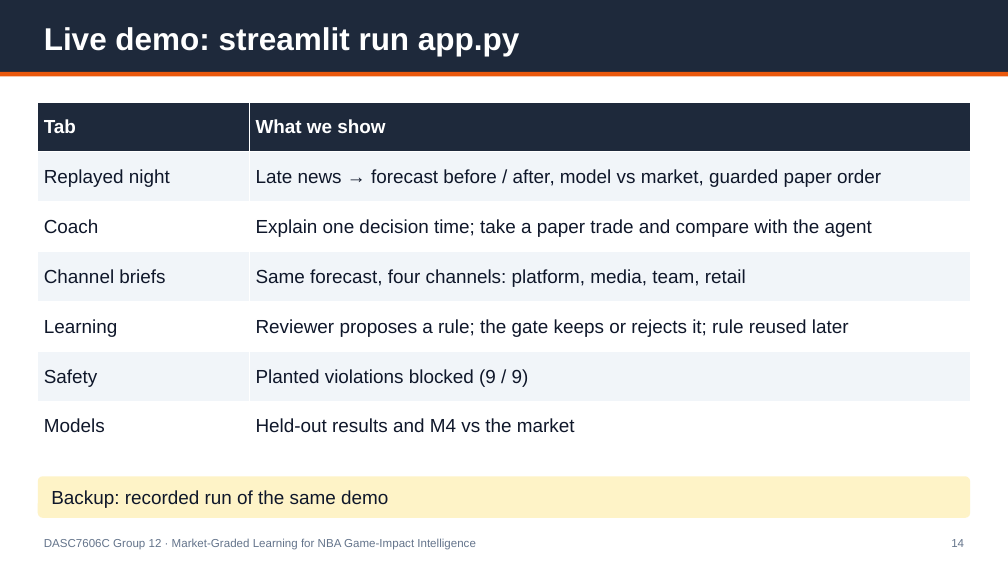
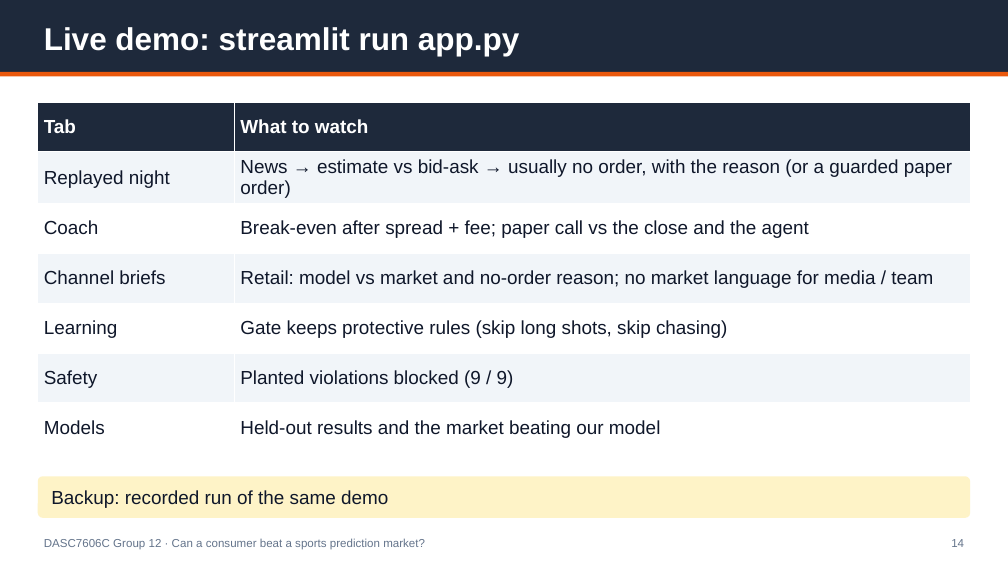
Before and after one commit to Michaelyzr/nba-agent, a slide deck: slide 14 of presentation/nba_agent_deck.pptx. Drawn at 1008x567 pixels with LibreOffice and Linux fonts; fonts in the diff are those of the drawing. Boxes give left, top, right and bottom in pixels: in the first picture for what was removed or moved away, otherwise in the second. Text is boxed around its words. In the diff, an @@ line names an element or a change of style, - is before the commit and + after.

```diff
--- a/presentation/nba_agent_deck.pptx
+++ b/presentation/nba_agent_deck.pptx
@@ table at [38, 102, 970, 451] @@
-row 1, column 2: What we show
+row 1, column 2: What to watch
-row 2, column 2: Late news → forecast before / after, model vs market, guarded paper order
+row 2, column 2: News → estimate vs bid-ask → usually no order, with the reason (or a guarded paper order)
-row 3, column 2: Explain one decision time; take a paper trade and compare with the agent
+row 3, column 2: Break-even after spread + fee; paper call vs the close and the agent
-row 4, column 2: Same forecast, four channels: platform, media, team, retail
+row 4, column 2: Retail: model vs market and no-order reason; no market language for media / team
-row 5, column 2: Reviewer proposes a rule; the gate keeps or rejects it; rule reused later
+row 5, column 2: Gate keeps protective rules (skip long shots, skip chasing)
-row 7, column 2: Held-out results and M4 vs the market
+row 7, column 2: Held-out results and the market beating our model
@@ text at [44, 538, 425, 550]: text changed @@
-DASC7606C Group 12 · Market-Graded Learning for NBA Game-Impact Intelligence
+DASC7606C Group 12 · Can a consumer beat a sports prediction market?
```
Also in this commit, not shown: 6 other slides changed, 8 slides added, 8 slides removed, 19 other files.
